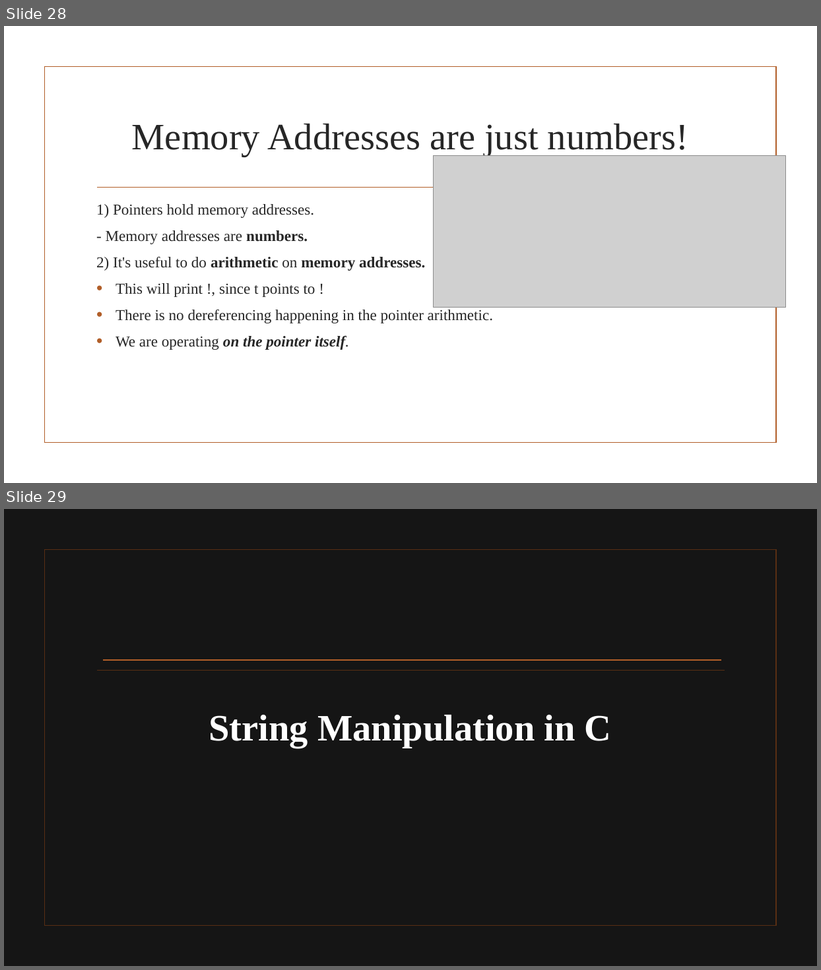
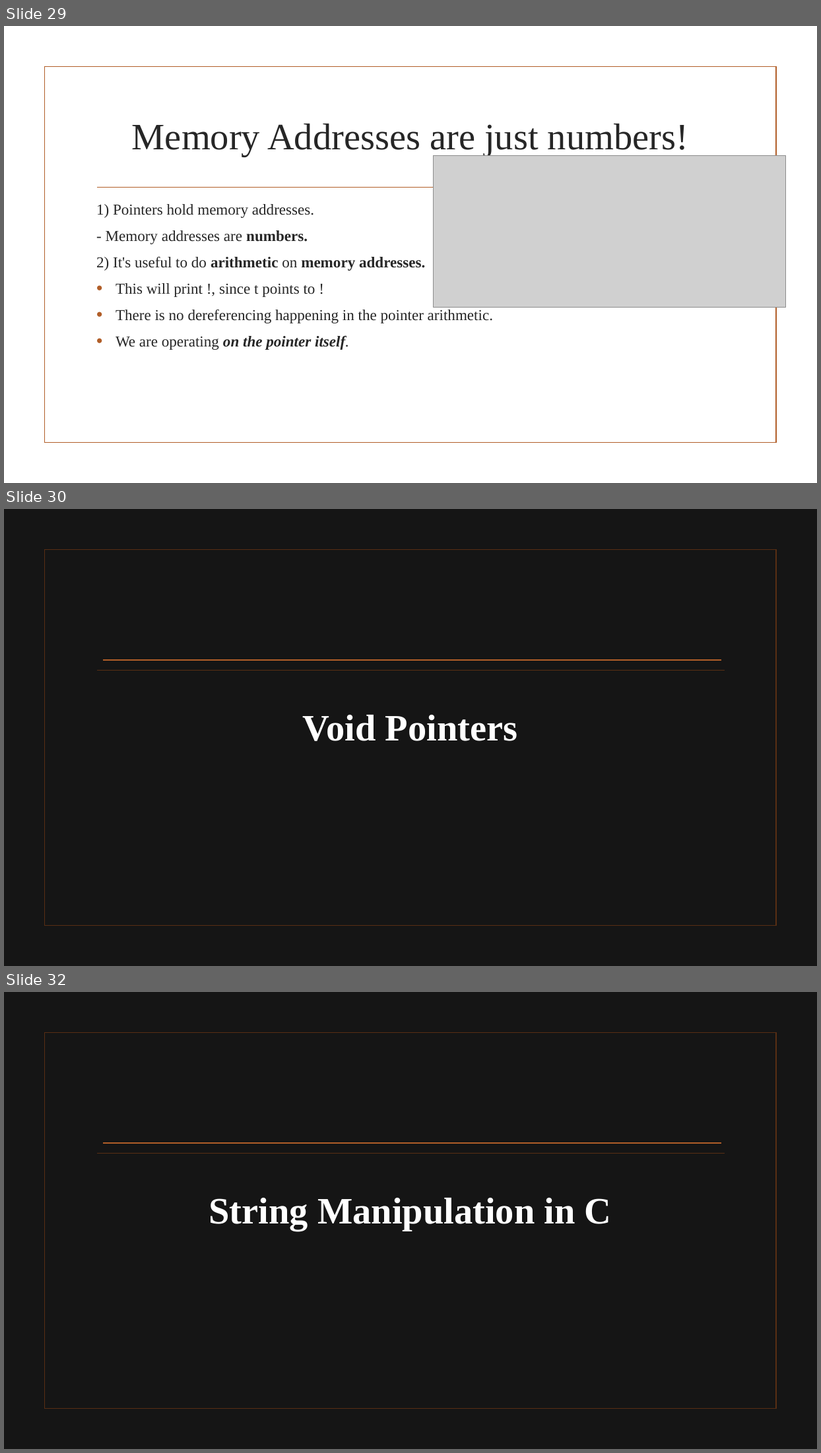
Before and after one commit to glu99331/glu99331.github.io, a slide deck: files/CS449/CS_0449_Recitation_2.pptx. Shown one above the other, each under a label of ours: slides 28 and 29 before the commit, slides 29, 30 and 32 after it; the slides between them are not shown. The pictures are 821x970 and 821x1453 pixels, drawn with LibreOffice and Linux fonts; fonts in the diff are those of the drawing; grey boxes stand for pictures; background and template pictures are left out; a plain dark background stands for a picture behind light text. Boxes give left, top, right and bottom in pixels: in the first picture for what was removed or moved away, otherwise in the second. Text is boxed around its words. In the diff, an @@ line names an element or a change of style, - is before the commit and + after.

```diff
--- a/files/CS449/CS_0449_Recitation_2.pptx
+++ b/files/CS449/CS_0449_Recitation_2.pptx
@@ slide 30 added at bbox=[4, 509, 817, 966], background picture (left out); not listed: 2 template elements that a slide beside it also shows @@
@@ rectangle added at bbox=[4, 509, 817, 966], fill #000000 at 50% opacity @@
@@ line added from (103, 660) to (721, 660), #B15E28 1.25 pt @@
@@ title added at bbox=[303, 715, 518, 741], 44 pt, text #FFFFFF, bold @@
+Void Pointers
@@ what was slide 28 is now slide 29 @@
@@ what was slide 29 is now slide 32 @@
```
Also in this commit, not shown: 2 slides changed, 2 other slides added, 4 other files.
